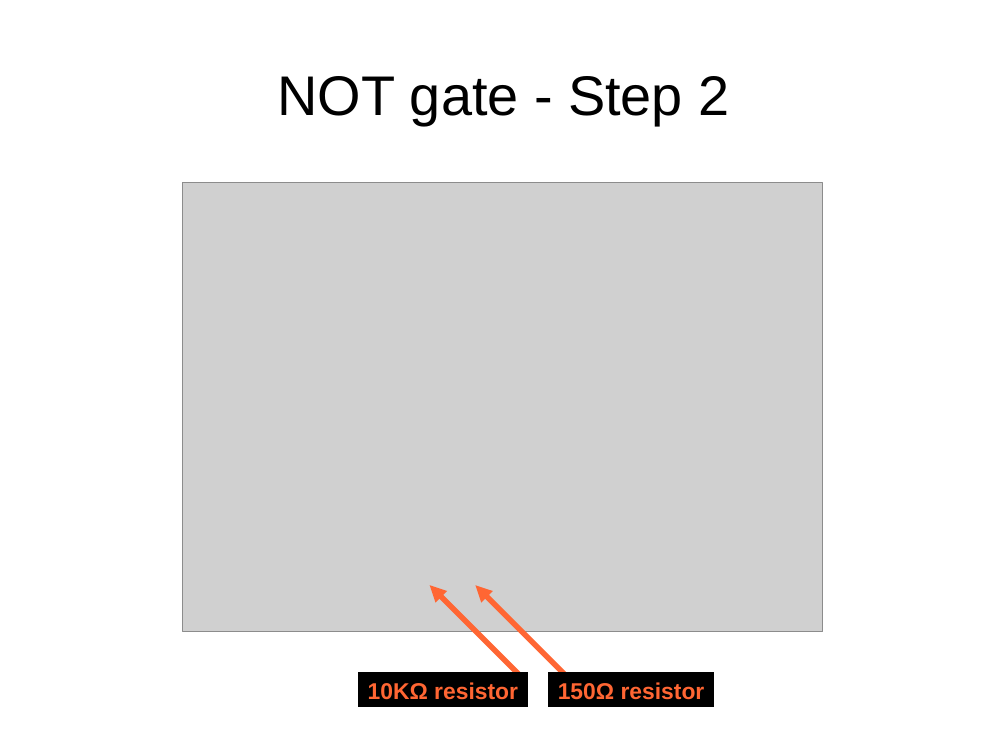
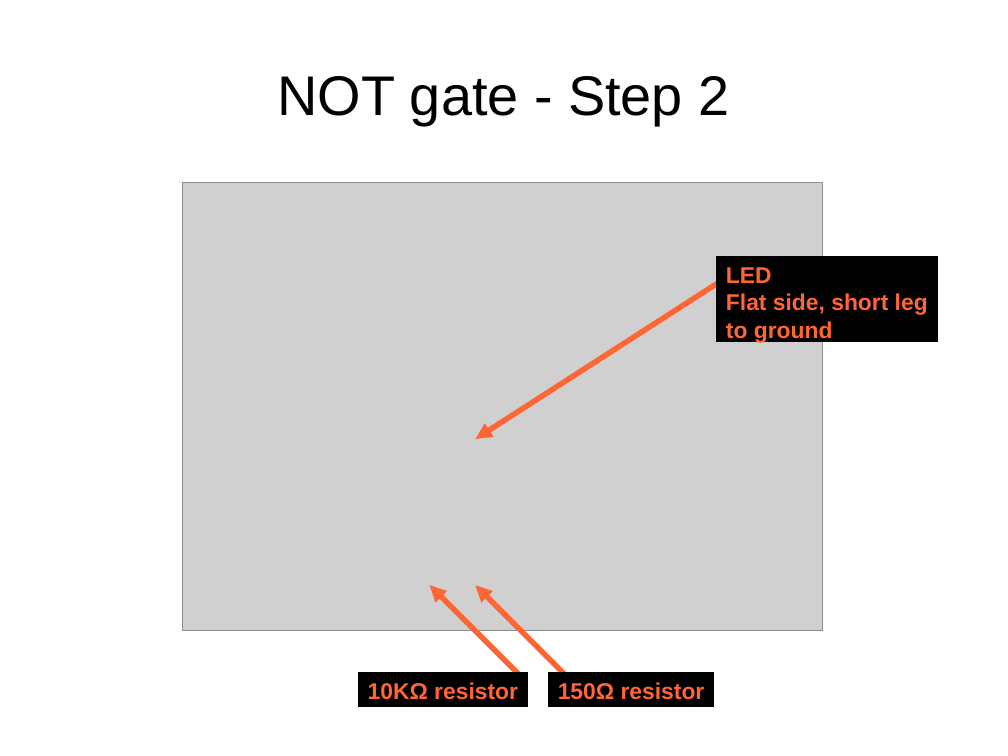
Before and after one commit to swarren/presentations, a slide deck: slide 11 of lcs-digital-logic-build-a-not-nand-gate-from-mosfets/lcs-digital-logic-build-a-not-nand-gate-from-mosfets.odp. Drawn at 1008x756 pixels with LibreOffice and Linux fonts; fonts in the diff are those of the drawing; grey boxes stand for pictures. Boxes give left, top, right and bottom in pixels: in the first picture for what was removed or moved away, otherwise in the second. Text is boxed around its words. In the diff, an @@ line names an element or a change of style, - is before the commit and + after.

Commit message:
build-a-not-nand-gate: Fixes after presentation
- Set all resistors to 5-band 1%, so the bands in the breadboard diagrams
  match the kits.

- Move the addition of the input LED of the NOT gate from step 1 to step
  2, so people aren't tempted to wire the LED directly to ground without
  a current-limiting resistor.

- Remove blue air-wire from one of the intermediate NAND gate Fritzing
  files.

- Add color to the gate truth tables.

```diff
--- a/lcs-digital-logic-build-a-not-nand-gate-from-mosfets/lcs-digital-logic-build-a-not-nand-gate-from-mosfets.odp
+++ b/lcs-digital-logic-build-a-not-nand-gate-from-mosfets/lcs-digital-logic-build-a-not-nand-gate-from-mosfets.odp
@@ rectangle added at bbox=[717, 256, 938, 342], fill #000000, outline #000000 0 pt, 18 pt, text #FF6633, bold @@
+LED
+Flat side, short leg
+to ground
@@ arrow added from (717, 284) to (476, 439), #FF6633 4.31 pt @@
```
Also in this commit, not shown: 5 other slides changed, 28 other files.
